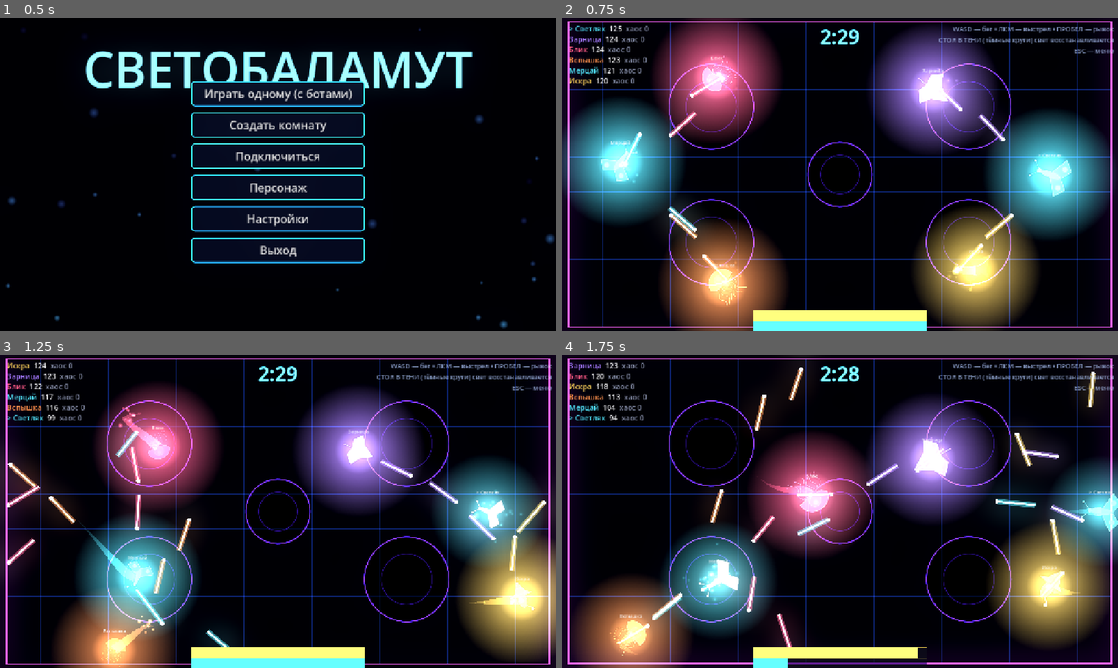
Above: before the commit, frames 1-4 (two rows, left to right).
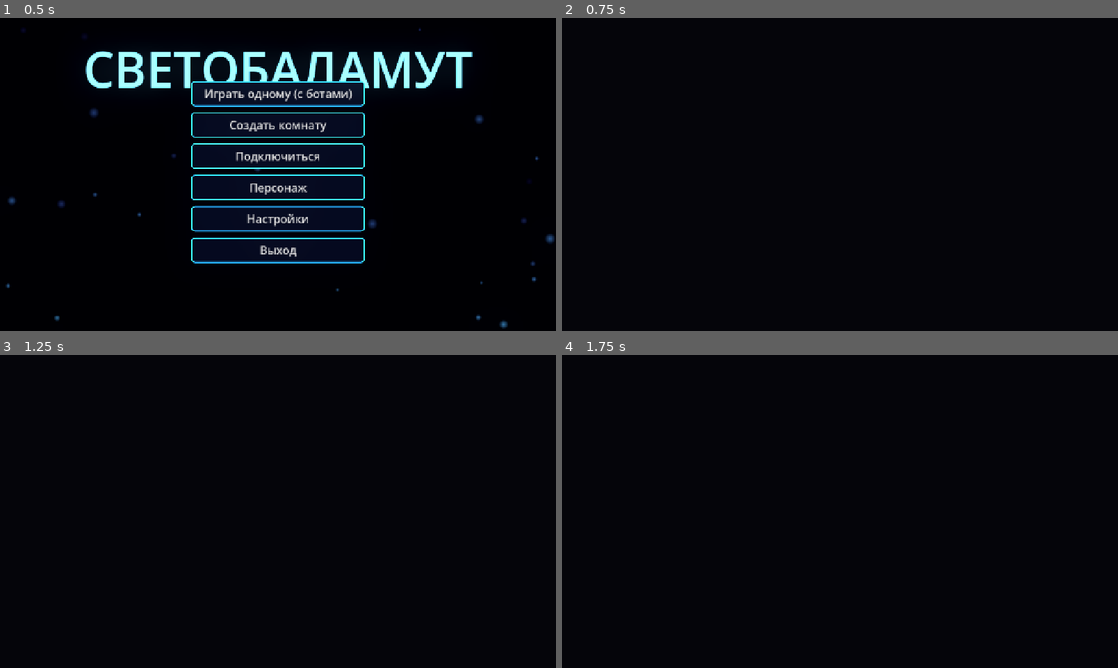
Above: after the commit, the same moments.

Repository: DvoreZZKy/svetobalamut
Game: Godot game, scene res://scenes/menu.tscn
The game is run twice, just before and just after one commit, with the same random seed, the same clock (stepped at 60 frames per second) and the same inputs.
Inputs (mouse positions are in pixels of both pictures, inside the frame that each line leads up to):
- Up to frame 1 (0.5 s): no input
- Up to frame 2 (0.75 s): click "Играть одному (с ботами)" at 0.5 s
- Up to frame 3 (1.25 s): no input
- Up to frame 4 (1.75 s): tap Enter (restart) at 1.25 s; move the mouse to (962, 495) at 1.27 s; hold D (right) from 1.28 s (still down); hold Space (dash) from 1.28 s (still down); click (962, 495) at 1.42 s

Frame 1 is identical in both runs. In frame 2, 48% of the frame differs, in the area x 0-100%, y 0-100%; in frame 3, 42%; in frame 4, 41%.
Error after the commit: Parse Error: Identifier "fake_t" not declared in the current scope. (res://scripts/arena.gd:596)

Commit message:
Render player cosmetics and clarify match HUD

Diff:
--- a/scripts/arena.gd
+++ b/scripts/arena.gd
@@ -51,9 +51,7 @@
 var over_rect: ColorRect
 var over_lbl: Label
 var wait_lbl: Label
-var fake_t := 150.0
-var fake_rate := 1.0
-var fake_change := 1.0
+var objective_lbl: Label
 
 
 func _ready() -> void:
@@ -190,7 +188,7 @@
 	score_lbl.mouse_filter = Control.MOUSE_FILTER_IGNORE
 	score_lbl.add_theme_font_size_override("normal_font_size", 17)
 	cl.add_child(score_lbl)
-	help_lbl = _label("", 15, Vector2(860, 14), Vector2(410, 60), cl)
+	help_lbl = _label("", 15, Vector2(850, 12), Vector2(420, 92), cl)
 	help_lbl.horizontal_alignment = HORIZONTAL_ALIGNMENT_RIGHT
 	help_lbl.modulate = Color(0.7, 0.8, 1.0, 0.75)
 	light_bar = _bar(Vector2(440, 672), Vector2(400, 18), Color(1.6, 1.4, 0.5), cl)
@@ -324,6 +322,21 @@
 	var spr := Sprite2D.new()
 	spr.texture = player_tex[pd.k % 4]
 	root.add_child(spr)
+	var outfit := Polygon2D.new()
+	outfit.polygon = PackedVector2Array([Vector2(-13, -5), Vector2(13, -5), Vector2(10, 12), Vector2(-10, 12)])
+	outfit.color = [Color("#26334f"), Color("#f4d35e"), Color("#3ddc97"), Color("#f05d9b"), Color("#d6e4ff")][int(pd.get("outfit", 0)) % 5]
+	root.add_child(outfit)
+	var hat := Polygon2D.new()
+	var hat_shapes := [
+		PackedVector2Array(),
+		PackedVector2Array([Vector2(-15, -22), Vector2(-10, -37), Vector2(-3, -27), Vector2(2, -42), Vector2(8, -27), Vector2(15, -22)]),
+		PackedVector2Array([Vector2(-18, -24), Vector2(18, -24), Vector2(13, -34), Vector2(-12, -34)]),
+		PackedVector2Array([Vector2(-16, -25), Vector2(-26, -39), Vector2(-5, -30), Vector2(0, -24), Vector2(8, -30), Vector2(25, -39), Vector2(16, -24)]),
+		PackedVector2Array([Vector2(-17, -28), Vector2(-11, -42), Vector2(0, -47), Vector2(11, -42), Vector2(17, -28), Vector2(11, -33), Vector2(-11, -33)])
+	]
+	hat.polygon = hat_shapes[int(pd.get("hat", 0)) % hat_shapes.size()]
+	hat.color = Color("#ffe27a")
+	root.add_child(hat)
 	var lbl := Label.new()
 	lbl.position = Vector2(-70, -66)
 	lbl.size = Vector2(140, 22)
@@ -341,7 +354,8 @@
 	line.material = sm
 	trail_layer.add_child(line)
 	return {"root": root, "halo": halo, "spr": spr, "lbl": lbl, "line": line, "mat": sm,
-		"pos": pd.p, "rot": (pd.a as Vector2).angle(), "kick": 0.0, "kind": pd.k, "ci": pd.c}
+		"outfit": outfit, "hat": hat, "pos": pd.p, "rot": (pd.a as Vector2).angle(),
+		"kick": 0.0, "kind": pd.k, "ci": pd.c}
 
 
 func _update_views(dt: float) -> void:
@@ -381,6 +395,8 @@
 		var root: Node2D = pv.root
 		var spr: Sprite2D = pv.spr
 		var halo: Sprite2D = pv.halo
+		var outfit: Polygon2D = pv.outfit
+		var hat: Polygon2D = pv.hat
 		var lbl: Label = pv.lbl
 		root.visible = vis
 		line.visible = vis
@@ -499,17 +515,9 @@
 
 
 func _update_hud(dt: float) -> void:
-	# «честный» таймер врёт: то стоит, то бежит назад, то ускоряется
-	fake_change -= dt
-	if fake_change <= 0.0:
-		fake_change = randf_range(0.7, 2.0)
-		fake_rate = [1.0, 1.0, 0.3, 2.6, -1.3, 0.0].pick_random()
-	fake_t = clampf(fake_t - dt * fake_rate, 0.0, 599.0)
 	var over: bool = view.get("ph", "play") == "over"
-	var secs := int(fake_t)
+	var secs := maxi(0, int(view.get("tl", Sim.MATCH_TIME)))
 	timer_lbl.text = "%d:%02d" % [secs / 60, secs % 60]
-	if randf() < 0.025:
-		timer_lbl.text = "%d:%02d" % [randi() % 9, randi() % 60]
 	if over:
 		timer_lbl.text = "0:00"
 	var rows: Array = []
@@ -529,9 +537,9 @@
 	if not me.is_empty():
 		light_bar.value = me.l
 		dash_bar.value = 100.0 * (1.0 - clampf(me.dc / Sim.DASH_CD, 0.0, 1.0))
-		help_lbl.text = "WASD — бег • ЛКМ — выстрел • ПРОБЕЛ — рывок\nСТОЯ В ТЕНИ (тёмные круги) свет восстанавливается\nESC — меню"
+		help_lbl.text = "ЦЕЛЬ: не потерять весь свет. Тёмные зоны восстанавливают его.\nWASD — движение • ЛКМ — стрелять • ПРОБЕЛ — рывок\nПКМ / E — вселиться в игрока, если стал Тенью • ESC — меню"
 		if me.s:
-			help_lbl.text = "ТЫ — ТЕНЬ. Подойди к живому и жми ПКМ / E: вселишься на 2 сек"
+			help_lbl.text = "ТЫ — ТЕНЬ: подойди к живому игроку и нажми ПКМ / E, чтобы вселиться.\nВселение длится 2 секунды — используй их, чтобы вернуться в игру."
 	if over:
 		over_rect.visible = true
 		var wn := "никто"
